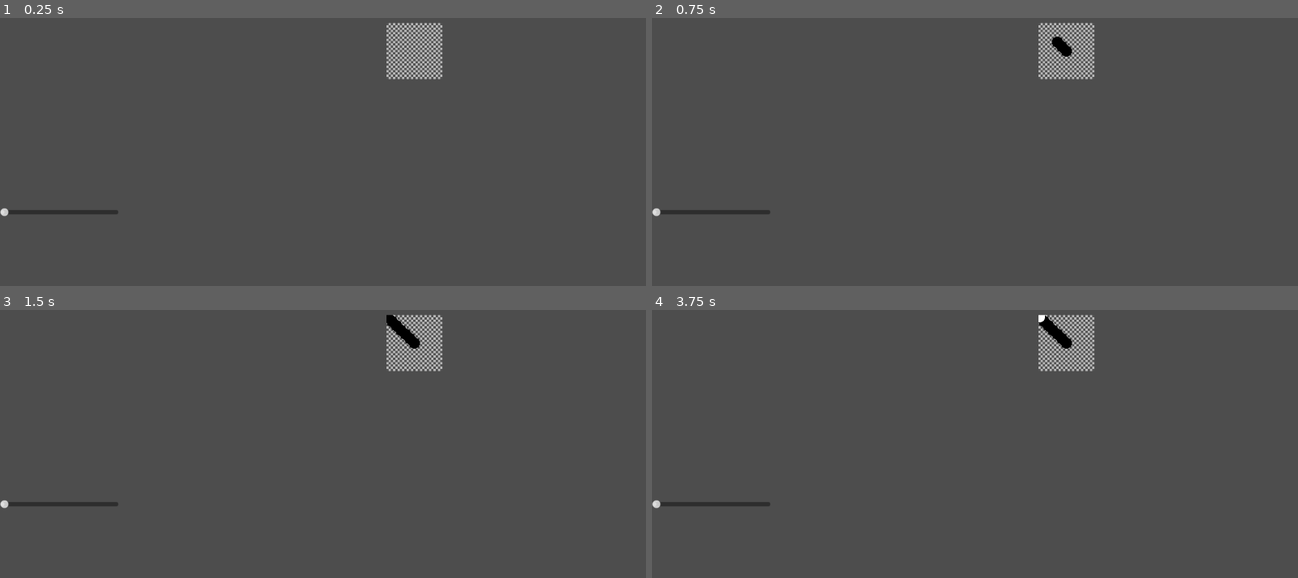
Above: before the commit, frames 1-4 (two rows, left to right).
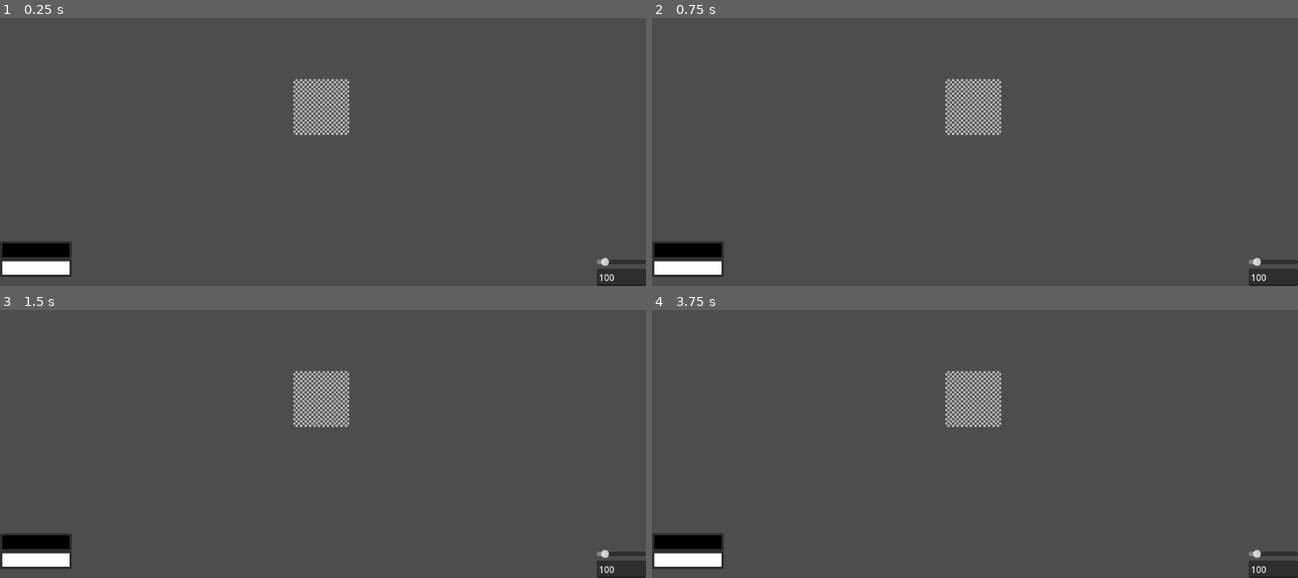
Above: after the commit, the same moments.

Repository: Shidoengie/PIxGD-GD4
Game: Godot game, scene res://Scenes/Main/control.tscn
Two runs of this game, one before a commit and one after it. Both use one fixed random seed, a clock stepped at 60 frames per second and the inputs below. Before the commit the project starts from res://Main.tscn.
Inputs (mouse positions are in pixels of both pictures, inside the frame that each line leads up to):
- Up to frame 1 (0.25 s): no input
- Up to frame 2 (0.75 s): tap Enter at 0.5 s; drag from (1065, 50) to (1039, 26) at 0.52 s
- Up to frame 3 (1.5 s): tap Space at 1.25 s; drag from (193, 414) to (290, 468) at 1.27 s
- Up to frame 4 (3.75 s): tap Enter at 2, 3.5 s; move the mouse to (1039, 318) at 2.02 s; press the mouse at (1039, 318) at 2.03 s; right-click (1039, 318) at 2.3 s; release the mouse at (1039, 318) at 2.75 s; tap Space at 2.75 s; drag from (942, 468) to (781, 342) at 2.77 s; move the mouse to (1168, 452) at 3.52 s; hold Right mouse button (mouseRight_2nd) from 3.53 s (still down); click (1168, 452) at 3.67 s

The runs differ from the first frame. In frame 1, 4.7% of the frame differs, in the area x 0-100%, y 1-100%; in frame 2, 4.7%; in frame 3, 4.7%; in frame 4, 4.7%.

Commit message:
conflit fix

Diff:
--- a/Main.tscn
+++ /dev/null
@@ -1,20 +0,0 @@
-[gd_scene load_steps=2 format=3 uid="uid://bxcuujnh2g5p1"]
-
-[ext_resource type="PackedScene" uid="uid://ckyvqsj1jly2d" path="res://Scenes/Canvas/Canvas.tscn" id="1_f6yyk"]
-
-[node name="Control" type="Control"]
-layout_mode = 3
-anchors_preset = 15
-anchor_right = 1.0
-anchor_bottom = 1.0
-grow_horizontal = 2
-grow_vertical = 2
-
-[node name="Canvas" parent="." instance=ExtResource("1_f6yyk")]
-
-[node name="CanvasLayer" type="CanvasLayer" parent="."]
-
-[node name="HSlider" type="HSlider" parent="CanvasLayer"]
-offset_top = 508.0
-offset_right = 211.0
-offset_bottom = 524.0
--- a/Scenes/Canvas/Canvas.tscn
+++ b/Scenes/Canvas/Canvas.tscn
@@ -35,23 +35,22 @@
 [node name="Container" type="ColorRect" parent="."]
 material = SubResource("2")
 layout_mode = 0
-offset_right = 20.0
-offset_bottom = 20.0
+offset_right = 100.0
+offset_bottom = 100.0
 
 [node name="DrawControl" type="SubViewportContainer" parent="."]
 texture_filter = 1
 layout_mode = 0
-offset_right = 20.0
-offset_bottom = 20.0
+offset_right = 100.0
+offset_bottom = 100.0
 script = ExtResource("2_a00w7")
 
 [node name="SubViewport" type="SubViewport" parent="DrawControl"]
 disable_3d = true
 transparent_bg = true
 handle_input_locally = false
-canvas_item_default_texture_filter = 0
 gui_disable_input = true
-size = Vector2i(20, 20)
+size = Vector2i(100, 100)
 render_target_clear_mode = 1
 render_target_update_mode = 4
 
@@ -59,15 +58,15 @@
 unique_name_in_owner = true
 layout_mode = 3
 anchors_preset = 0
-offset_right = 20.0
-offset_bottom = 20.0
+offset_right = 300.0
+offset_bottom = 300.0
 mouse_filter = 1
 script = ExtResource("3_tu6we")
 
 [node name="CanvasCamera" type="Camera2D" parent="."]
-position = Vector2(-113, 146)
+position = Vector2(53, 46)
 current = true
 
-[connection signal="mouse_moved" from="DrawControl" to="DrawControl/SubViewport/DrawSurface" method="_on_draw_control_mouse_moved"]
+[connection signal="mouse_moved" from="DrawControl" to="DrawControl" method="_on_DrawControl_mouse_moved"]
 [connection signal="notPainting" from="DrawControl" to="DrawControl/SubViewport/DrawSurface" method="_on_DrawControl_notPainting"]
 [connection signal="paint" from="DrawControl" to="DrawControl/SubViewport/DrawSurface" method="_on_DrawControl_paint"]
--- a/Scenes/Canvas/src/Control.gd
+++ b/Scenes/Canvas/src/Control.gd
@@ -1,30 +1,33 @@
 extends Control
 
-@export var current_canvas = true
-@export var brush_size = 10
-@export var secondary_color = Color.WHITE
-@export var primary_color = Color.BLACK
+signal zoom_changed(value)
 @export var canvas_size = Vector2(100,100)
 @onready var DrawSurface = get_node("%DrawSurface")
 @onready var CanvasCamera = $CanvasCamera
 @onready var DrawControl = $DrawControl
 # Called when the node enters the scene tree for the first time.
 func _ready():
-	DrawControl.size = canvas_size
+	DrawSurface.size = canvas_size
+	DrawControl.size = canvas_size+Vector2.ONE
 	$Container.size = canvas_size
-	DrawSurface.size = canvas_size
 	$DrawControl/SubViewport.size = canvas_size
+
 func _input(event):
-	DrawSurface.secondary_color = secondary_color
-	DrawSurface.primary_color = primary_color
-	DrawSurface.brush_size = brush_size
+
 	if event is InputEventMouseButton and event.is_pressed():
 		match event.button_index:
 			MOUSE_BUTTON_WHEEL_UP:
 				CanvasCamera.zoom *= Vector2(1.5,1.5)
+				emit_signal("zoom_changed",CanvasCamera.zoom)
+				Global.canvas_zoom = CanvasCamera.zoom
 			MOUSE_BUTTON_WHEEL_DOWN:
 				CanvasCamera.zoom /= Vector2(1.5,1.5)
+				emit_signal("zoom_changed",CanvasCamera.zoom)
+				Global.canvas_zoom = CanvasCamera.zoom
 	if not event is InputEventMouseMotion:
 		return
 	if Input.is_action_pressed("mouseMiddle_3rd"):
 		CanvasCamera.position -= event.relative/CanvasCamera.zoom
+
+func update_zoom(value):
+	CanvasCamera.zoom = value
--- a/Scenes/Canvas/src/Draw.gd
+++ b/Scenes/Canvas/src/Draw.gd
@@ -1,37 +1,26 @@
 extends Control
 
-var secondary_color = Color.WHITE
-var primary_color = Color.BLACK
-var current_color = Color.BLACK
-enum ToolEnums {BRUSH,LINE,BUCKET}
-var current_tool:ToolEnums = ToolEnums.BRUSH
-var brush_size = 10
-
 var canPaint = false
-var is_primary = true
-var last_position = Vector2.ZERO
-var current_position = Vector2.ZERO
+var current_color : Color
 func _draw():
 
 	if not canPaint:
 		return
-	match current_tool:
-		ToolEnums.BRUSH:
-			draw_circle(current_position,10,current_color)
+	match BrushInfo.current_tool:
+		BrushInfo.ToolEnum.PEN:
+			draw_circle(BrushInfo.current_position,BrushInfo.size,current_color)
 		_:
 			pass
 
+
 func _process(delta):
-	current_color = primary_color if is_primary else secondary_color
-	print(is_primary)
+	current_color = BrushInfo.primary_color if BrushInfo.is_primary else BrushInfo.secondary_color
 	queue_redraw()
+
+
 
 func _on_DrawControl_paint():
 	canPaint = true
 
 func _on_DrawControl_notPainting():
 	canPaint = false
-
-func _on_draw_control_mouse_moved(prev_mousePos, mousePos):
-	last_position = prev_mousePos
-	current_position = mousePos
--- a/Scenes/Canvas/src/DrawControl.gd
+++ b/Scenes/Canvas/src/DrawControl.gd
@@ -1,28 +1,33 @@
 extends SubViewportContainer
 
 signal mouse_moved(prev_mousePos,mousePos)
-signal paint
+signal paint(primary)
 signal notPainting
-var last_position = Vector2.ZERO
-var current_position = Vector2.ZERO
-@onready var DrawSurface = get_node("%DrawSurface")
 # Declare member variables here. Examples:
 # var a = 2
 # var b = "text"
 
+var is_primary = true
 # Called when the node enters the scene tree for the first time.
+func _ready():
+	pass # Replace with function body.
+func _process(delta):
+	pass
+
 func _gui_input(event):
 
-	last_position = current_position
-	current_position = get_local_mouse_position()
+	BrushInfo.last_position = get_local_mouse_position()
 
-	if event is InputEventMouseMotion:
-		emit_signal("mouse_moved",last_position,current_position)
 	if Input.is_action_pressed("mouseLeft_1st"):
-		DrawSurface.is_primary = true
+		BrushInfo.is_primary = true
 	elif Input.is_action_pressed("mouseRight_2nd"):
-		DrawSurface.is_primary = false
+		BrushInfo.is_primary = false
 	else:
 		emit_signal("notPainting")
 		return
+	BrushInfo.current_position = get_local_mouse_position()
 	emit_signal("paint")
+
+# Called every frame. 'delta' is the elapsed time since the previous frame.
+#func _process(delta):
+#	pass
--- /dev/null
+++ b/Scenes/Main/control.tscn
@@ -0,0 +1,68 @@
+[gd_scene load_steps=3 format=3 uid="uid://b0g8ano47avwp"]
+
+[ext_resource type="Script" path="res://Scenes/Main/mainscreen.gd" id="1_5mnil"]
+[ext_resource type="PackedScene" uid="uid://ckyvqsj1jly2d" path="res://Scenes/Canvas/Canvas.tscn" id="2_5k4kc"]
+
+[node name="Control" type="Control"]
+layout_mode = 3
+anchors_preset = 15
+anchor_right = 1.0
+anchor_bottom = 1.0
+grow_horizontal = 2
+grow_vertical = 2
+script = ExtResource("1_5mnil")
+
+[node name="CanvasLayer" type="CanvasLayer" parent="."]
+
+[node name="PrimaryColorPicker" type="ColorPickerButton" parent="CanvasLayer"]
+unique_name_in_owner = true
+custom_minimum_size = Vector2(0, 20)
+offset_top = 568.0
+offset_right = 128.0
+offset_bottom = 600.0
+
+[node name="SecondaryColorPicker" type="ColorPickerButton" parent="CanvasLayer"]
+unique_name_in_owner = true
+custom_minimum_size = Vector2(0, 20)
+offset_top = 600.0
+offset_right = 128.0
+offset_bottom = 632.0
+
+[node name="ZoomEdit" type="VBoxContainer" parent="CanvasLayer"]
+anchors_preset = 3
+anchor_left = 1.0
+anchor_top = 1.0
+anchor_right = 1.0
+anchor_bottom = 1.0
+offset_left = -88.0
+offset_top = -51.0
+grow_horizontal = 0
+grow_vertical = 0
+
+[node name="ZoomSlider" type="HSlider" parent="CanvasLayer/ZoomEdit"]
+unique_name_in_owner = true
+custom_minimum_size = Vector2(88, 0)
+layout_mode = 2
+size_flags_horizontal = 0
+min_value = 50.0
+max_value = 1000.0
+step = 100.0
+value = 150.0
+allow_greater = true
+allow_lesser = true
+
+[node name="ZoomInput" type="LineEdit" parent="CanvasLayer/ZoomEdit"]
+unique_name_in_owner = true
+layout_mode = 2
+text = "100"
+virtual_keyboard_type = 2
+
+[node name="Canvas" parent="." instance=ExtResource("2_5k4kc")]
+unique_name_in_owner = true
+
+[connection signal="color_changed" from="CanvasLayer/PrimaryColorPicker" to="." method="_on_primary_color_picker_color_changed"]
+[connection signal="color_changed" from="CanvasLayer/SecondaryColorPicker" to="." method="_on_secondary_color_picker_color_changed"]
+[connection signal="drag_ended" from="CanvasLayer/ZoomEdit/ZoomSlider" to="." method="_on_zoom_slider_drag_ended"]
+[connection signal="value_changed" from="CanvasLayer/ZoomEdit/ZoomSlider" to="." method="_on_zoom_slider_value_changed"]
+[connection signal="text_submitted" from="CanvasLayer/ZoomEdit/ZoomInput" to="." method="_on_zoom_input_text_submitted"]
+[connection signal="zoom_changed" from="Canvas" to="." method="_on_canvas_zoom_changed"]
--- /dev/null
+++ b/Scenes/Main/mainscreen.gd
@@ -0,0 +1,39 @@
+extends Control
+@onready var ZoomSlider = %ZoomSlider
+@onready var ZoomInput = %ZoomInput
+@onready var Canvas = %Canvas
+
+# Called when the node enters the scene tree for the first time.
+func _ready():
+	%PrimaryColorPicker.color = BrushInfo.primary_color
+	%SecondaryColorPicker.color = BrushInfo.secondary_color
+func _process(delta):
+	pass
+
+func _on_canvas_zoom_changed(value):
+	ZoomInput.text = str(round(value.x*100))
+	ZoomSlider.value = value.x*100
+func _on_zoom_input_text_submitted(new_text:String):
+	if not new_text.is_valid_int():
+		ZoomInput.text = str(round(Global.canvas_zoom.x*100))
+		return
+	ZoomSlider.value = int(new_text)
+	Canvas.update_zoom(Vector2(ZoomSlider.value,ZoomSlider.value)/100)
+
+func _on_zoom_slider_value_changed(value):
+	ZoomInput.text = str(round(value))
+
+
+func _on_zoom_slider_drag_ended(value_changed):
+	if value_changed:
+		var zoomVec = Vector2(ZoomSlider.value,ZoomSlider.value)/100
+		Canvas.update_zoom(zoomVec)
+		Global.canvas_zoom = zoomVec
+
+
+func _on_primary_color_picker_color_changed(color):
+	BrushInfo.primary_color = color
+
+
+func _on_secondary_color_picker_color_changed(color):
+	BrushInfo.secondary_color = color
--- a/project.godot
+++ b/project.godot
@@ -11,9 +11,14 @@
 [application]
 
 config/name="PixGD"
-run/main_scene="res://Main.tscn"
+run/main_scene="res://Scenes/Main/control.tscn"
 config/features=PackedStringArray("4.0")
 config/icon="res://icon.png"
+
+[autoload]
+
+BrushInfo="*res://src/BrushInfo.gd"
+Global="*res://src/Global.gd"
 
 [input]
 
--- /dev/null
+++ b/src/BrushInfo.gd
@@ -0,0 +1,11 @@
+extends Node
+
+enum ToolEnum {PEN}
+var current_tool:ToolEnum
+var current_position = Vector2.ZERO
+var last_position = Vector2.ZERO
+var is_primary
+var primary_color = Color.BLACK
+var secondary_color = Color.WHITE
+var size = 10
+var can_paint = false
--- /dev/null
+++ b/src/Global.gd
@@ -0,0 +1,3 @@
+extends Node
+
+var canvas_zoom = Vector2.ONE
Not shown, added: .gitattributes
